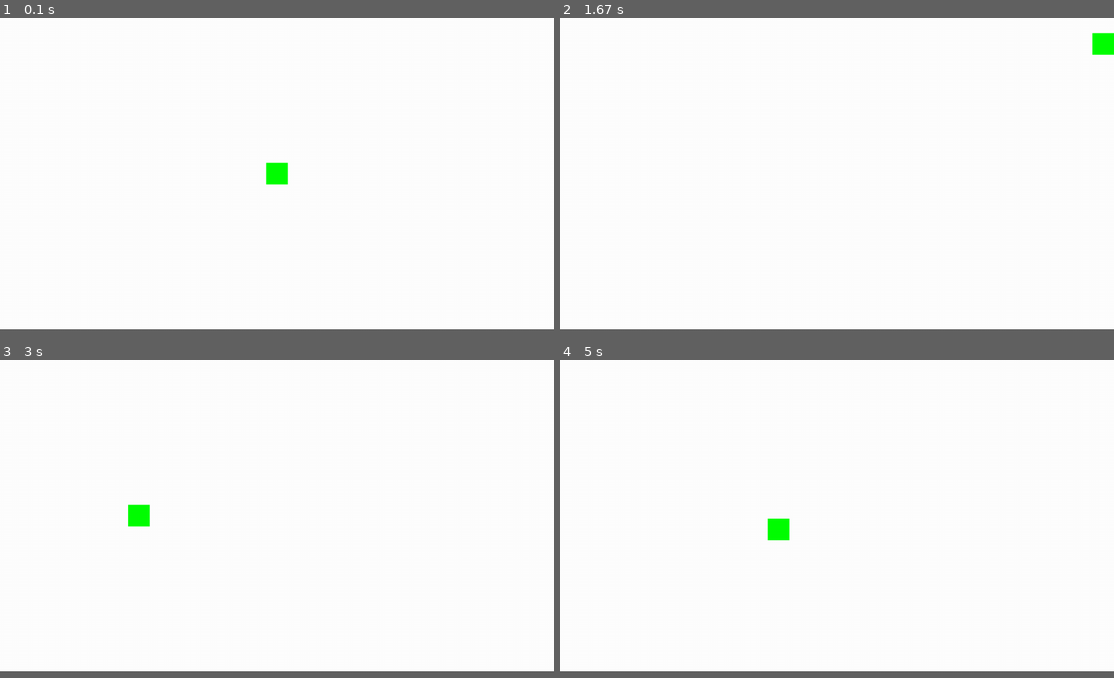
Above: before the commit, frames 1-4 (two rows, left to right).
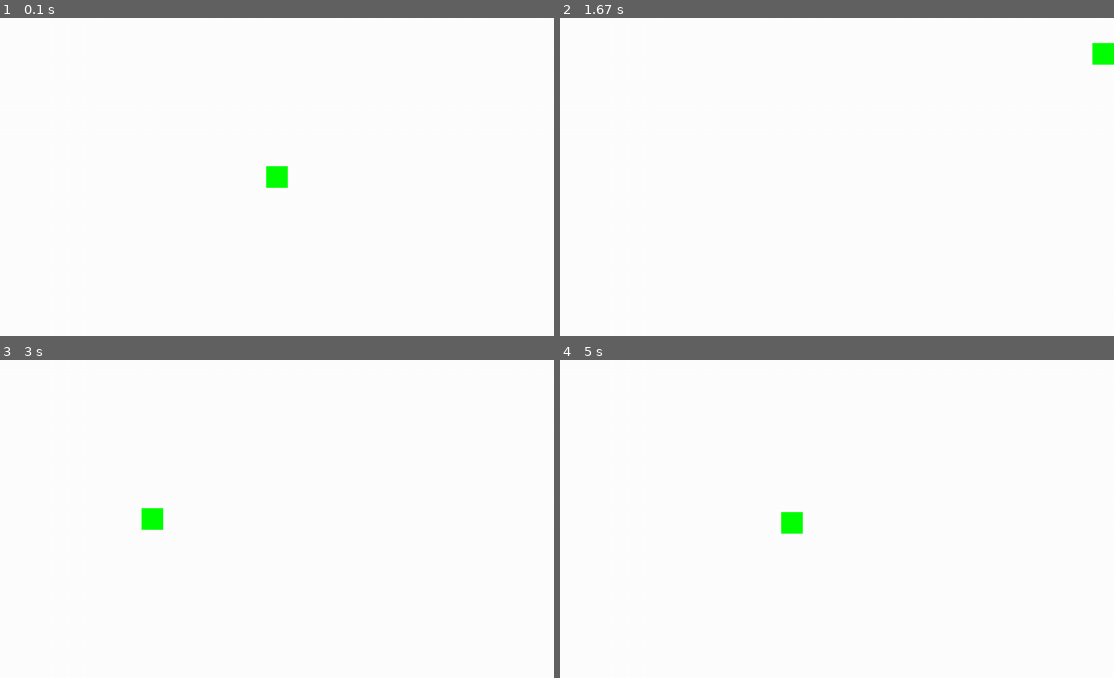
Above: after the commit, the same moments.

Repository: KakeinNoriaki/pygame_project
Game: pygame game, started from main.py
Two runs of this game, one before a commit and one after it. Both use one fixed random seed, a clock stepped at 60 frames per second and the inputs below.
Inputs:
- Up to frame 1 (0.1 s): no input
- Up to frame 2 (1.67 s): hold D 0.33-0.8 s; hold W 0.83-1.13 s; hold D 1.17-1.63 s
- Up to frame 3 (3 s): hold A 1.67-2.2 s; hold S 2.23-2.53 s; hold A 2.57-2.97 s
- Up to frame 4 (5 s): hold W 3-3.37 s; hold D 3.4-4.03 s; hold S 4.07-4.43 s; hold A 4.47-4.93 s; hold D from 4.97 s (still down)
The window is 900x506 before the commit and 900x517 after it. Grey fills any space a smaller window leaves; there, only what the larger window draws over its background counts as a difference.

The runs differ from the first frame. In frame 1, less than 0.1% of the frame differs, in the area x 48-52%, y 45-54%; in frame 2, 0.3%; in frame 3, 0.4%; in frame 4, 0.4%, in the area x 37-44%, y 47-57%.

Commit message:
переработал управление

Diff:
--- a/main.py
+++ b/main.py
@@ -3,7 +3,7 @@
 import sys
 
 WIDTH = 1280
-HEIGHT = 720
+HEIGHT = 736
 FPS = 60
 WHITE = (255, 255, 255)
 BLACK = (0, 0, 0)
@@ -51,18 +51,15 @@
     for event in pygame.event.get():
         if event.type == pygame.QUIT:
             running = False
-        if event.type == pygame.KEYDOWN and event.key == pygame.K_w:
-            player.rect.y += -1
-        if event.type == pygame.KEYDOWN and event.key == pygame.K_s:
-            player.rect.y += 1.2
-        if event.type == pygame.KEYDOWN and event.key == pygame.K_d:
-            player.rect.x += 1.2
-        if event.type == pygame.KEYDOWN and event.key == pygame.K_a:
-            player.rect.x += -1
-        if event.type == pygame.KEYDOWN and event.key == pygame.K_w and\
-                event.type == pygame.KEYDOWN and event.key == pygame.K_d:
-            player.rect.y += -1
-            player.rect.x += 1.2
+        keys = pygame.key.get_pressed()
+        if keys[pygame.K_w]:
+            player.rect.y -= 1
+        if keys[pygame.K_s]:
+            player.rect.y += 1
+        if keys[pygame.K_d]:
+            player.rect.x += 1
+        if keys[pygame.K_a]:
+            player.rect.x -= 1
     all_sprites.update()
     screen.fill(WHITE)
     all_sprites.draw(screen)
